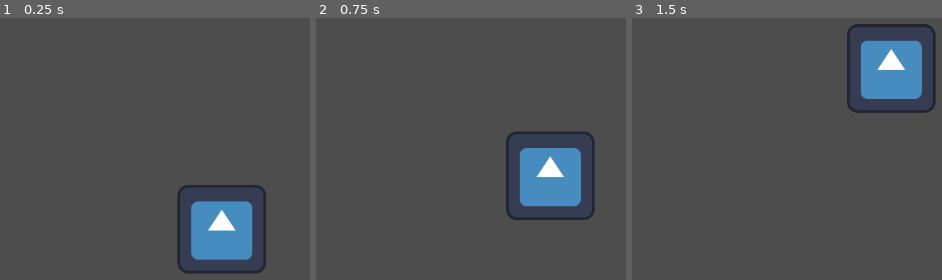
Above: before the commit, frames 1-3 (left to right).
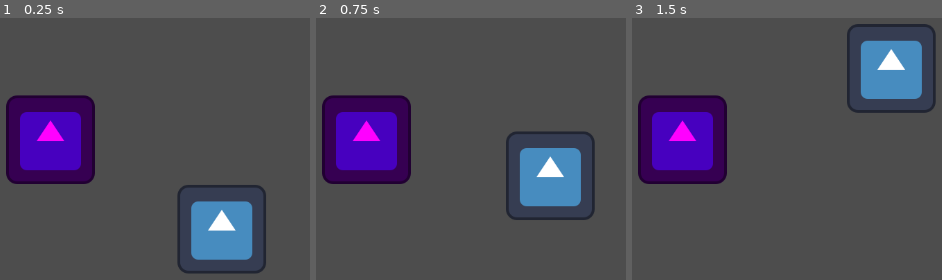
Above: after the commit, the same moments.

Repository: NicEastvillage/GMTKGameJam2024
Game: Godot game, scene res://scenes/main.tscn
The game is run twice, just before and just after one commit, with the same random seed, the same clock (stepped at 60 frames per second) and the same inputs. The engine's default icon, where the game draws it, is replaced by a stand-in: a white triangle on a blue panel in a dark square.
Inputs (mouse positions are in pixels of both pictures, inside the frame that each line leads up to):
- Up to frame 1 (0.25 s): no input
- Up to frame 2 (0.75 s): tap Enter at 0.5 s; drag from (539, 230) to (576, 67) at 0.52 s
- Up to frame 3 (1.5 s): tap Space at 1.25 s; drag from (650, 190) to (771, 256) at 1.27 s

The runs differ from the first frame. In frame 1, 9.6% of the frame differs, in the area x 1-31%, y 29-64%; in frame 2, 9.6%; in frame 3, 9.6%.

Commit message:
Fix overlapping draggables

Diff:
--- a/scenes/main.tscn
+++ b/scenes/main.tscn
@@ -2,7 +2,15 @@
 
 [ext_resource type="PackedScene" uid="uid://b4msc77geuuvr" path="res://prefabs/draggable.tscn" id="1_kic6p"]
 
-[node name="Node2D" type="Node2D"]
+[node name="Main2D" type="Node2D"]
 
 [node name="Draggable" parent="." instance=ExtResource("1_kic6p")]
 position = Vector2(637, 413)
+
+[node name="Draggable2" parent="." instance=ExtResource("1_kic6p")]
+position = Vector2(390, 284)
+
+[node name="Sprite2D" parent="Draggable2" index="1"]
+modulate = Color(1, 0, 1, 1)
+
+[editable path="Draggable2"]
--- a/scripts/draggable.gd
+++ b/scripts/draggable.gd
@@ -1,5 +1,6 @@
 extends CharacterBody2D
 
+static var greatest = null
 var hovered: bool = false
 var dragging: bool = false
 var mouse_offset: Vector2
@@ -11,6 +12,7 @@
 	if dragging:
 		var mpos = get_viewport().get_mouse_position()
 		position = mpos + mouse_offset
+		greatest = null
 
 func _input(event: InputEvent) -> void:
 	if event is InputEventMouseButton:
@@ -20,15 +22,15 @@
 func _input_event(viewport: Viewport, event: InputEvent, shape_idx: int) -> void:
 	if event is InputEventMouseButton:
 		if event.button_index == MOUSE_BUTTON_LEFT and event.pressed:
-			print("CLICK")
-			dragging = true
-			mouse_offset = position - get_viewport().get_mouse_position()
-
+			if greatest == null or greatest.get_index() < get_index():
+				if greatest != null:
+					greatest.dragging = false
+				dragging = true
+				mouse_offset = position - get_viewport().get_mouse_position()
+				greatest = self
 
 func _on_mouse_entered():
-	print("ENTER")
 	hovered = true;
 
 func _on_mouse_exited():
-	print("EXIT")
 	hovered = false;
